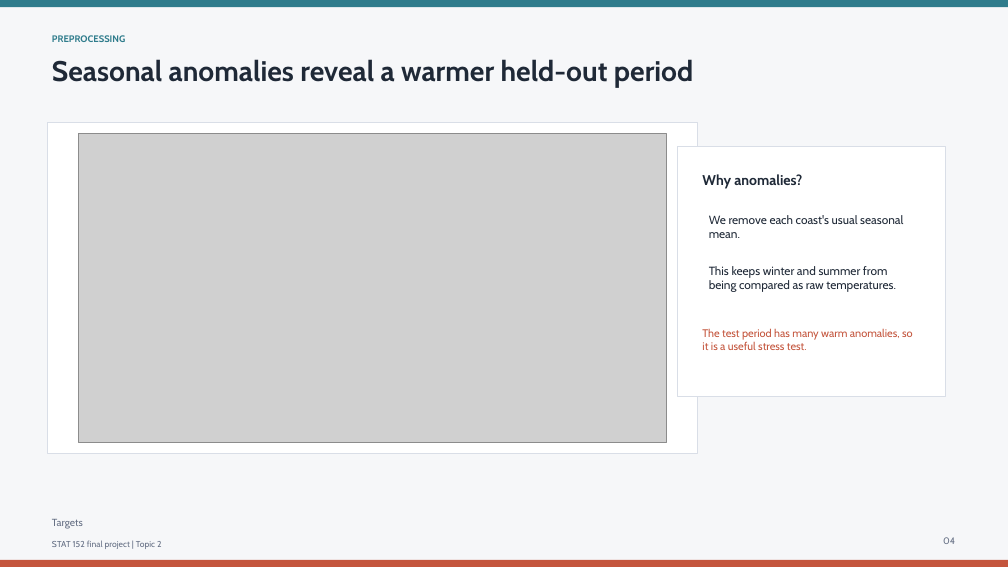
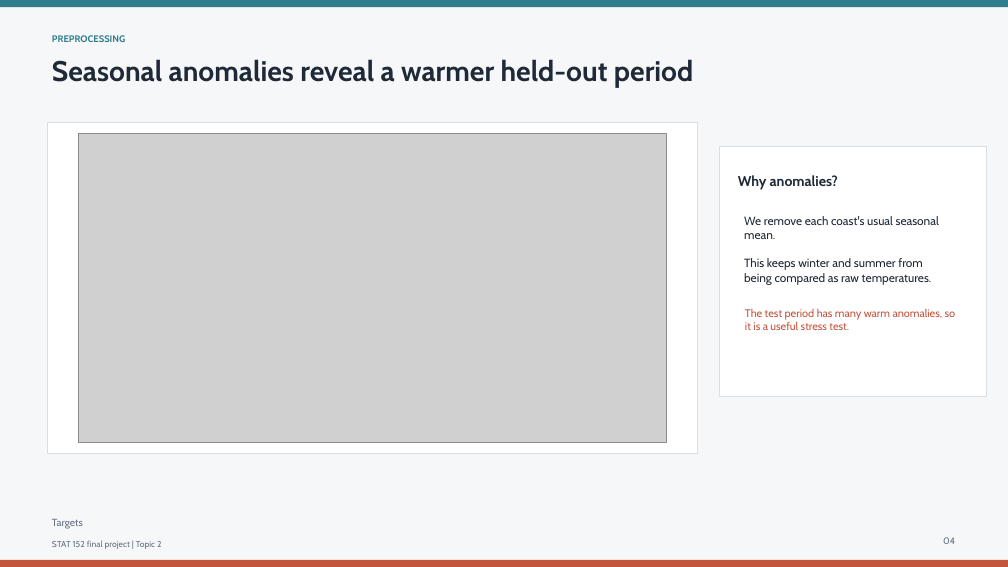
Before and after one commit to Cumuifreer/ucla-stats-152-final-project-topic2, a slide deck: slide 4 of coastal-temperature-prediction.pptx. Drawn at 1008x567 pixels with LibreOffice and Linux fonts; fonts in the diff are those of the drawing; grey boxes stand for pictures. Boxes give left, top, right and bottom in pixels: in the first picture for what was removed or moved away, otherwise in the second. Text is boxed around its words. In the diff, an @@ line names an element or a change of style, - is before the commit and + after.

```diff
--- a/coastal-temperature-prediction.pptx
+++ b/coastal-temperature-prediction.pptx
@@ rectangle: place and size @@
-rectangle at (678, 147, 945, 397)
+rectangle at (719, 146, 987, 396)
@@ text "Why anomalies?": place and size @@
-text "Why anomalies?" at (702, 174, 802, 189)
+text "Why anomalies?" at (738, 175, 838, 189)
@@ text "We remove each coast's usual ..." rewrapped from (709, 215, 903, 292) to (744, 216, 939, 285) @@
@@ text "The test period has many ...": place and size @@
-text "The test period has many ..." at (702, 328, 913, 350)
+text "The test period has many ..." at (745, 309, 956, 330)
```
Also in this commit, not shown: 3 other slides changed, 5 other files.
